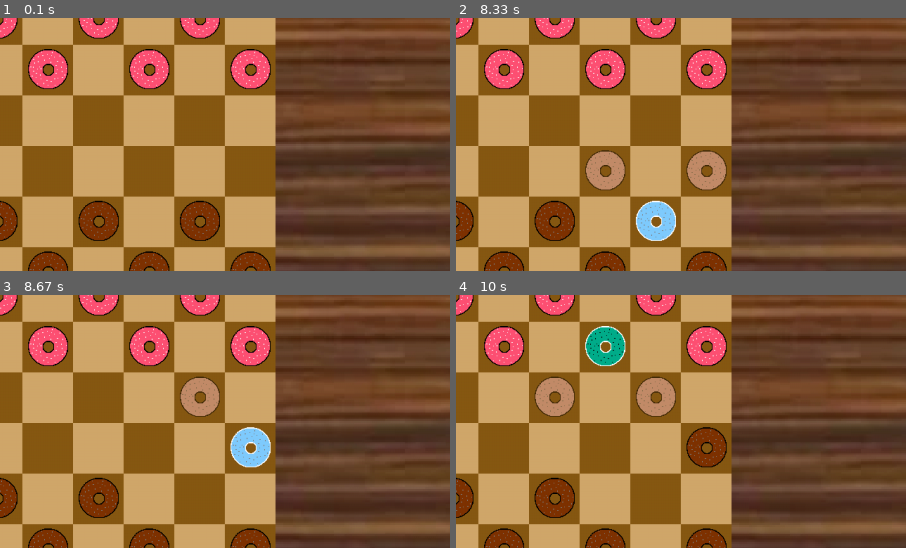
Above: before the commit, frames 1-4 (two rows, left to right).
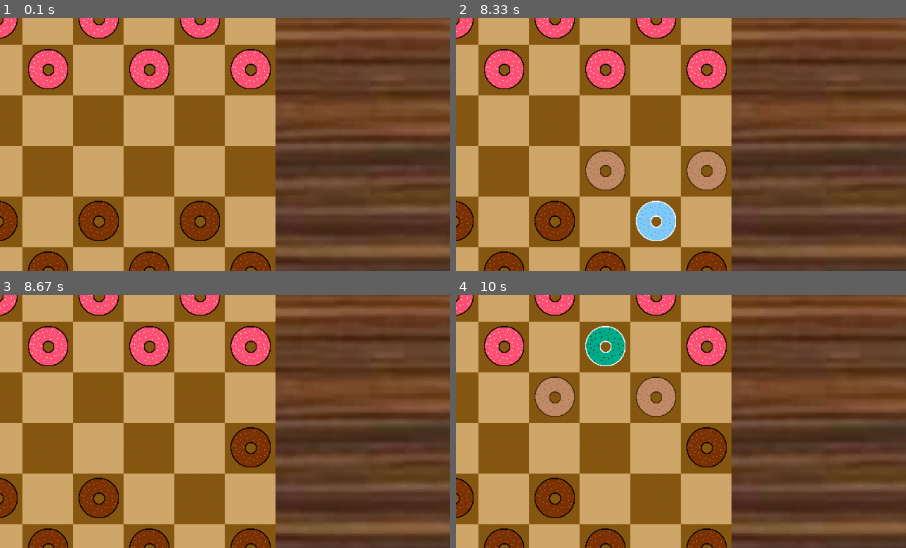
Above: after the commit, the same moments.

Repository: SeriousGuy888/pygame-checkers
Game: pygame game, started from __main__.py
Two runs of this game, one before a commit and one after it. Both use one fixed random seed, a clock stepped at 60 frames per second and the inputs below.
Inputs (mouse positions are % of the whole screen's width and height, from its top left):
- Up to frame 1 (0.1 s): no input
- Up to frame 2 (8.33 s): press the mouse at (26, 51) at 0.37 s; move the mouse to (43, 61) at 0.47 s; release the mouse at (60, 72) at 0.6 s; press the mouse at (26, 51) at 1.2 s; move the mouse to (36, 63) at 1.3 s; release the mouse at (45, 76) at 1.43 s; click (51, 60) at 1.58 s; move the mouse to (30, 65) at 5.63 s; click (30, 65) at 5.68 s; click (65, 85) at 6.85 s; move the mouse to (65, 85) at 7.63 s; press the mouse at (65, 85) at 7.67 s; move the mouse to (71, 70) at 7.77 s; release the mouse at (78, 55) at 7.9 s; move the mouse to (65, 85) at 7.97 s; press the mouse at (65, 85) at 8 s; move the mouse to (66, 63) at 8.1 s; release the mouse at (67, 41) at 8.23 s
- Up to frame 3 (8.67 s): click (68, 56) at 8.38 s
- Up to frame 4 (10 s): move the mouse to (56, 36) at 9.63 s; click (56, 36) at 9.68 s; move the mouse to (46, 33) at 9.97 s
The pictures show only the part of the screen within x 42-92%, y 25-75%; the shares and areas given below are measured in that part.

Frames 1-2 are identical in both runs. In frame 3, 2.2% of the frame differs, in the area x 40-61%, y 32-69%; in frame 4, nothing differs.

Commit message:
moving is finally fully functional

Diff:
--- a/__main__.py
+++ b/__main__.py
@@ -85,6 +85,7 @@
 king_pieces = []
 ghost_pieces = []
 squares = []
+turn = 1
 
 def main():
     RUNNING = True # running variable - will be set to false when x is pressed, quitting the program
@@ -139,7 +140,8 @@
                     loop_piece.x * square_size + board_x_offset < mouse_pos_x and
                     (loop_piece.x + 1) * square_size + board_x_offset > mouse_pos_x and
                     loop_piece.y * square_size < mouse_pos_y and
-                    (loop_piece.y + 1) * square_size > mouse_pos_y
+                    (loop_piece.y + 1) * square_size > mouse_pos_y and
+                    loop_piece.team == turn
                 ):
                     loop_piece.move_piece()
 
--- a/checkers_classes/ghost_piece.py
+++ b/checkers_classes/ghost_piece.py
@@ -1,17 +1,25 @@
 import __main__ as main
 
 class GhostPiece(main.pygame.sprite.Sprite):
-    def __init__(self, square, ghosted_piece):
+    def __init__(self, square, ghosted_piece, is_jumping_piece):
         main.pygame.sprite.Sprite.__init__(self)
 
         self.x = square.x
         self.y = square.y
         self.ghosted_piece = ghosted_piece
+        self.is_jumping_piece = is_jumping_piece
 
     def move_ghosted_piece(self):
         self.ghosted_piece.x = self.x
         self.ghosted_piece.y = self.y
         self.ghosted_piece.y_move = self.ghosted_piece.y_move + 1 if self.ghosted_piece.team == 0 else self.ghosted_piece.y_move - 1
+        main.ghost_pieces = []
+        if self.is_jumping_piece:
+            self.ghosted_piece.jump_count += 1
+            self.ghosted_piece.move_piece()
+        else:
+            self.ghosted_piece.selected = False
+            main.turn = [1, 0][self.ghosted_piece.team]
 
     def render(self):
         main.screen.blit(
--- a/checkers_classes/piece.py
+++ b/checkers_classes/piece.py
@@ -26,6 +26,7 @@
         else:
             print("duck you. you broke everything")
 
+        self.jump_count = 0
         self.image, self.rect = img, img
         the_screen = main.pygame.display.get_surface() # get the screen variable i think
         self.area = the_screen.get_rect()
@@ -48,48 +49,48 @@
 
         can_move_left = self.x > 1 # As long as it isn't on the far left it defaults to being able to move left
         can_move_right = self.x < 8 # As long as it isn't on the far right it defaults to being able to move right
-        checking_jumps = True # This is so the while loop will go around the fist time
-        jump_count = 0 # No jumps have happened yet
+        checking_jumps = False # This is so the while loop will go around the fist time
         # Checks if they can move
-        while checking_jumps:
-            for loop_piece in main.pieces:
+        for loop_piece in main.pieces:
 
-                #! I dont think it can jump downwards
+            #! I dont think it can jump downwards
 
-                if loop_piece.x == self.x + 1 and loop_piece.y == self.y_move: # checks if there is a piece blocking the path
-                    can_move_right = False # makes it not able to move if theres a piece blocking the path
-                    # print("you cant shirt box move right")
-                    if loop_piece.team != self.team: # if the piece that is blocking the path is on the other team, then
-                        checking_jumps = loop_piece.can_be_jumped(2, self) # checks if the piece in the path can be jumped
-                        if checking_jumps: # if it can be jumped, then
-                            # main.pygame.draw.circle(main.screen, ghost_piece, (self.x + 2.5, y_move * 2 + 0.5)) # Creates a gray circle which is an option to move
-                            print("old jump_y_move: " + str(self.jump_y_move))
-                            jump_count += 1 # Increases jump count
-                            self.jump_y_move += int((1 - (self.team * 2)) * 2)
-                            # self.y_move += int((1 - (self.team * 2)) * 2)
-                            # self.jump_x
-                            # checking_jumps = False
-                            print("new jump_y_move: " + str(self.jump_y_move))
-                            # main.ghost_pieces.append(main.ghost_piece.GhostPiece(loop_piece.square, self))
+            if loop_piece.x == self.x + 1 and loop_piece.y == self.y_move: # checks if there is a piece blocking the path
+                can_move_right = False # makes it not able to move if theres a piece blocking the path
+                # print("you cant shirt box move right")
+                if loop_piece.team != self.team: # if the piece that is blocking the path is on the other team, then
+                    checking_jumps = loop_piece.can_be_jumped(2, self) # checks if the piece in the path can be jumped
+                    if checking_jumps: # if it can be jumped, then
+                        # main.pygame.draw.circle(main.screen, ghost_piece, (self.x + 2.5, y_move * 2 + 0.5)) # Creates a gray circle which is an option to move
+                        print("old jump_y_move: " + str(self.jump_y_move))
+                        self.jump_count += 1 # Increases jump count
+                        # self.jump_y_move += int((1 - (self.team * 2)) * 2)
+                        # self.y_move += int((1 - (self.team * 2)) * 2)
+                        # self.jump_x
+                        # checking_jumps = False
+                        print("new jump_y_move: " + str(self.jump_y_move))
+                        # main.ghost_pieces.append(main.ghost_piece.GhostPiece(loop_piece.square, self))
 
 
-                if loop_piece.x == self.x - 1 and loop_piece.y == self.y_move:
-                    can_move_left = False # Makes it not able to move if theres a piece blocking the path
-                    # print("ytard cant move left")
-                    if loop_piece.team != self.team: # If the piece that is blocking the path is on the other team, then
-                        checking_jumps = loop_piece.can_be_jumped(-2, self) # Checks if the piece in the path can be jumped
-                        if checking_jumps: # If it can be jumped, then
-                            # main.pygame.draw.circle(main.screen, ghost_piece, (self.x - 2.5, y_move * 2 + 0.5)) # Creates a gray circle which is an option to move
-                            print("old jump_y_move: " + str(self.jump_y_move))
-                            jump_count += 1 # Increases jump count
-                            self.jump_y_move += (1 - (self.team * 2)) * 2
-                            # self.y_move += int((1 - (self.team * 2)) * 2)
-                            # checking_jumps = False
-                            # main.ghost_pieces.append(main.ghost_piece.GhostPiece(loop_piece.square, self))
-                            print("new jump_y_move: " + str(self.jump_y_move))
+            if loop_piece.x == self.x - 1 and loop_piece.y == self.y_move:
+                can_move_left = False # Makes it not able to move if theres a piece blocking the path
+                # print("ytard cant move left")
+                if loop_piece.team != self.team: # If the piece that is blocking the path is on the other team, then
+                    checking_jumps = loop_piece.can_be_jumped(-2, self) # Checks if the piece in the path can be jumped
+                    if checking_jumps: # If it can be jumped, then
+                        # main.pygame.draw.circle(main.screen, ghost_piece, (self.x - 2.5, y_move * 2 + 0.5)) # Creates a gray circle which is an option to move
+                        print("old jump_y_move: " + str(self.jump_y_move))
+                        self.jump_count += 1 # Increases jump count
+                        # self.jump_y_move += (1 - (self.team * 2)) * 2
+                        # self.y_move += int((1 - (self.team * 2)) * 2)
+                        # checking_jumps = False
+                        # main.ghost_pieces.append(main.ghost_piece.GhostPiece(loop_piece.square, self))
+                        print("new jump_y_move: " + str(self.jump_y_move))
 
-                else: # If there aren't any pieces in its path don't keep checking for jumps
-                    checking_jumps = False # Doesn't check for jumps
+        if self.jump_count > 0 and checking_jumps == False:
+            self.jump_count = 0
+            main.turn = [1, 0][self.team]
+            self.selected = False
 
         # Draws a ghost piece if they can move right/left
         print("right: " + str(can_move_right))
@@ -100,7 +101,7 @@
                 if loop_square.x == self.x + 1 and loop_square.y == self.y_move:
                     # print("x = " + str(loop_square.x))
                     # print("y = " + str(loop_square.y))
-                    main.ghost_pieces.append(main.ghost_piece.GhostPiece(loop_square, self))
+                    main.ghost_pieces.append(main.ghost_piece.GhostPiece(loop_square, self, False))
             # print("drawing right circle")
             # print(int(y_move * main.square_size) + 2)
 
@@ -125,7 +126,7 @@
                 if loop_square.x == self.x - 1 and loop_square.y == self.y_move:
                     # print("x = " + str(loop_square.x))
                     # print("y = " + str(loop_square.y))
-                    main.ghost_pieces.append(main.ghost_piece.GhostPiece(loop_square, self))
+                    main.ghost_pieces.append(main.ghost_piece.GhostPiece(loop_square, self, False))
             # print("lrawing deft circle")
             # main.pygame.draw.circle(
             #     main.screen,
@@ -152,7 +153,7 @@
         if can_jump:
             for loop_square in main.squares:
                 if loop_square.x == jumper.x + x_direction and loop_square.y == jumper.jump_y_move:
-                    main.ghost_pieces.append(main.ghost_piece.GhostPiece(loop_square, jumper))
+                    main.ghost_pieces.append(main.ghost_piece.GhostPiece(loop_square, jumper, True))
 
 
         return can_jump # If it doesn't think there's anything blocking the jump it'll return the default but if it's changed to False it'll return that
